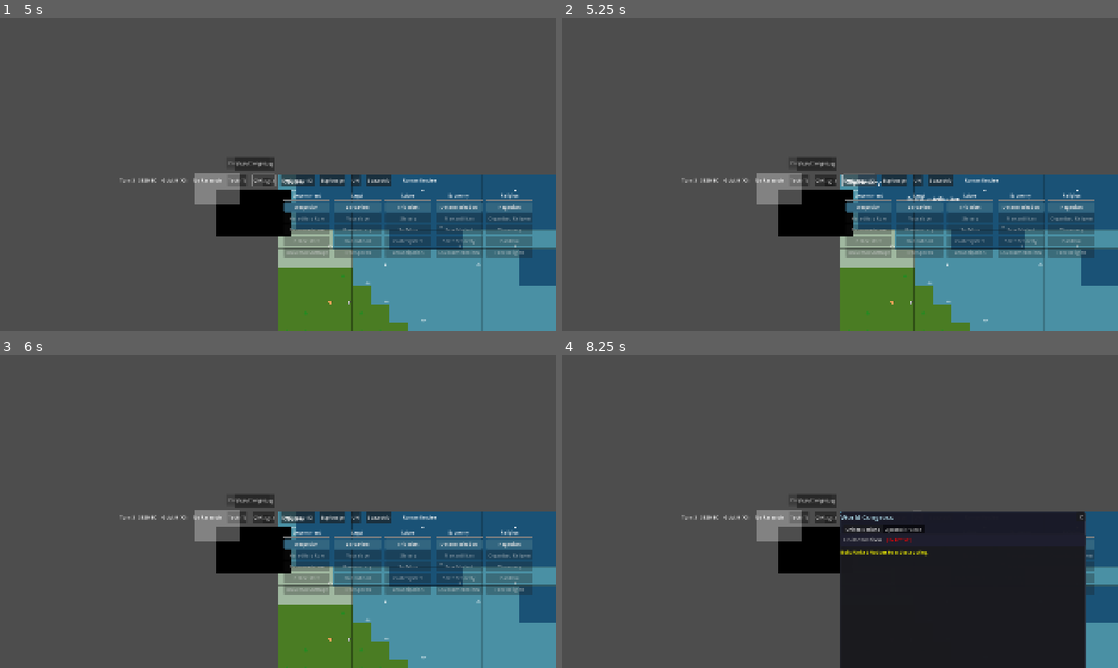
Above: before the commit, frames 1-4 (two rows, left to right).
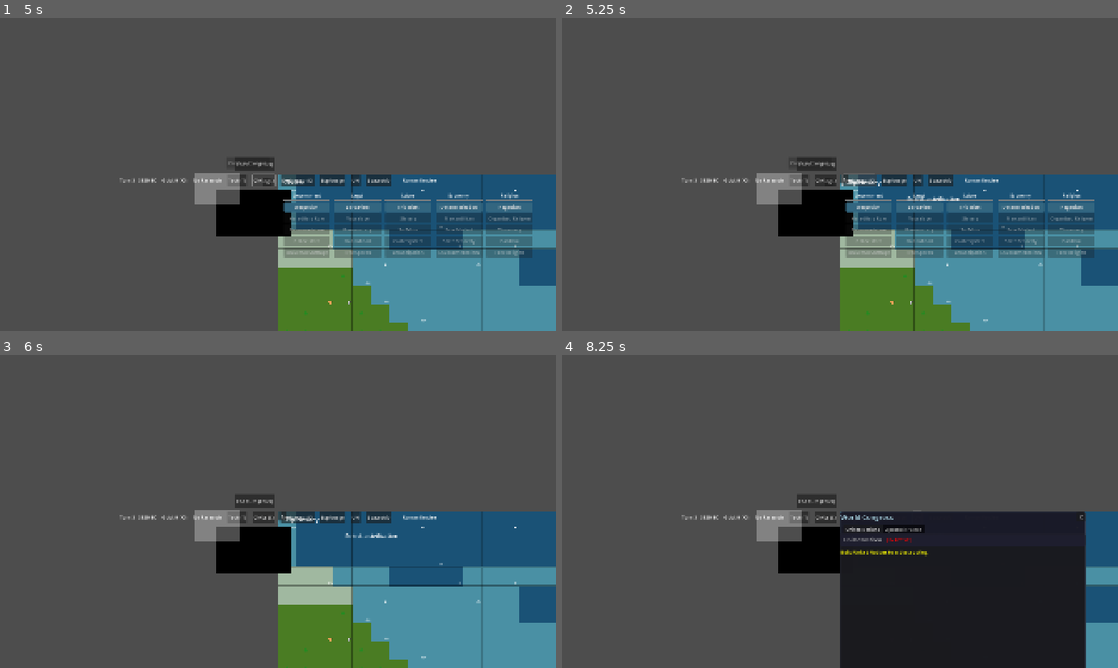
Above: after the commit, the same moments.

Repository: mammaspappa/KULTURIV
Game: Godot game, scene res://scenes/main/main_menu.tscn
Same seed, same stepped clock (60 frames per second), same inputs: the game is played once before the commit and once after it.
Inputs:
- Up to frame 1 (5 s): click "New Game" at 0.5 s; click "End Turn (Enter)" at 1.25 s; click "End Turn (Enter)" at 2 s; click "Tech (T)" at 2.75 s; click "X" at 3.5 s; click "Civics (C)" at 4.25 s
- Up to frame 2 (5.25 s): click "Diplomacy (D)" at 5 s
- Up to frame 3 (6 s): click "X" at 5.75 s
- Up to frame 4 (8.25 s): click "Espionage" at 6.5 s; click "X" at 7.25 s; click "UN" at 8 s

Frame 1 is identical in both runs. In frame 2, less than 0.1% of the frame differs, in the area x 47-52%, y 50-53%; in frame 3, 6.3%, in the area x 42-96%, y 45-77%; in frame 4, 0.3%.
Error in both runs: Invalid assignment of property or key 'owner' with value of type 'RefCounted (Player)' on a base object of type 'Node2D (Unit)'. (res://scripts/core/player.gd:…

Commit message:
Improve UI close buttons and add Escape key support
- Fix diplomacy_screen close button: store as class member, update
  position on resize using _notification callback
- Add Escape key support to civics_screen
- Add Escape key support to trade_screen
- Add Escape key support to diplomacy_screen

All main UI screens now support pressing Escape to close.

Co-Authored-By: Claude Opus 4.5 <noreply@anthropic.com>

Diff:
--- a/scripts/ui/civics_screen.gd
+++ b/scripts/ui/civics_screen.gd
@@ -388,3 +388,9 @@
 func _notification(what: int) -> void:
 	if what == NOTIFICATION_RESIZED and is_visible():
 		_update_layout()
+
+func _unhandled_input(event: InputEvent) -> void:
+	if visible and event is InputEventKey and event.pressed:
+		if event.keycode == KEY_ESCAPE:
+			_on_close_pressed()
+			get_viewport().set_input_as_handled()
--- a/scripts/ui/diplomacy_screen.gd
+++ b/scripts/ui/diplomacy_screen.gd
@@ -6,6 +6,7 @@
 var player_list: VBoxContainer
 var detail_panel: Panel
 var selected_player = null
+var close_button: Button
 
 # Detail panel elements
 var civ_name_label: Label
@@ -65,13 +66,13 @@
 	title.add_theme_font_size_override("font_size", 24)
 	add_child(title)
 
-	# Close button
-	var close_btn = Button.new()
-	close_btn.text = "X"
-	close_btn.position = Vector2(size.x - 50, 10)
-	close_btn.custom_minimum_size = Vector2(30, 30)
-	close_btn.pressed.connect(_on_close_pressed)
-	add_child(close_btn)
+	# Close button (positioned in top-right, will be updated on resize)
+	close_button = Button.new()
+	close_button.name = "CloseButton"
+	close_button.text = "X"
+	close_button.custom_minimum_size = Vector2(30, 30)
+	close_button.pressed.connect(_on_close_pressed)
+	add_child(close_button)
 
 	# Split container - player list on left, details on right
 	var split = HSplitContainer.new()
@@ -437,3 +438,17 @@
 
 	if visible:
 		_refresh_player_list()
+
+func _notification(what: int) -> void:
+	if what == NOTIFICATION_RESIZED:
+		_update_close_button_position()
+
+func _update_close_button_position() -> void:
+	if close_button:
+		close_button.position = Vector2(size.x - 50, 10)
+
+func _unhandled_input(event: InputEvent) -> void:
+	if visible and event is InputEventKey and event.pressed:
+		if event.keycode == KEY_ESCAPE:
+			_on_close_pressed()
+			get_viewport().set_input_as_handled()
--- a/scripts/ui/trade_screen.gd
+++ b/scripts/ui/trade_screen.gd
@@ -453,3 +453,9 @@
 func _notification(what: int) -> void:
 	if what == NOTIFICATION_RESIZED and is_visible():
 		_update_layout()
+
+func _unhandled_input(event: InputEvent) -> void:
+	if visible and event is InputEventKey and event.pressed:
+		if event.keycode == KEY_ESCAPE:
+			_on_close_pressed()
+			get_viewport().set_input_as_handled()
